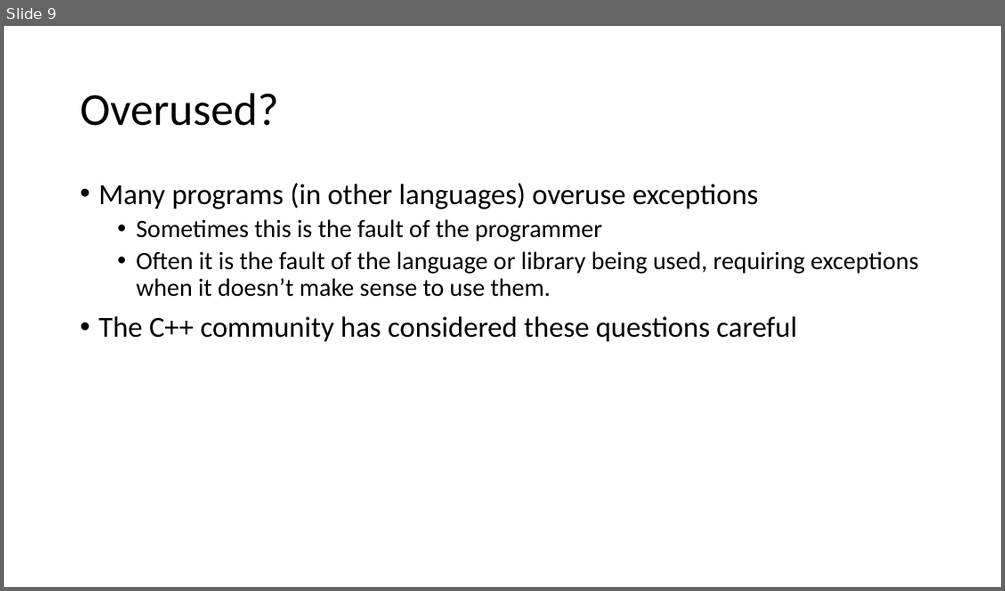
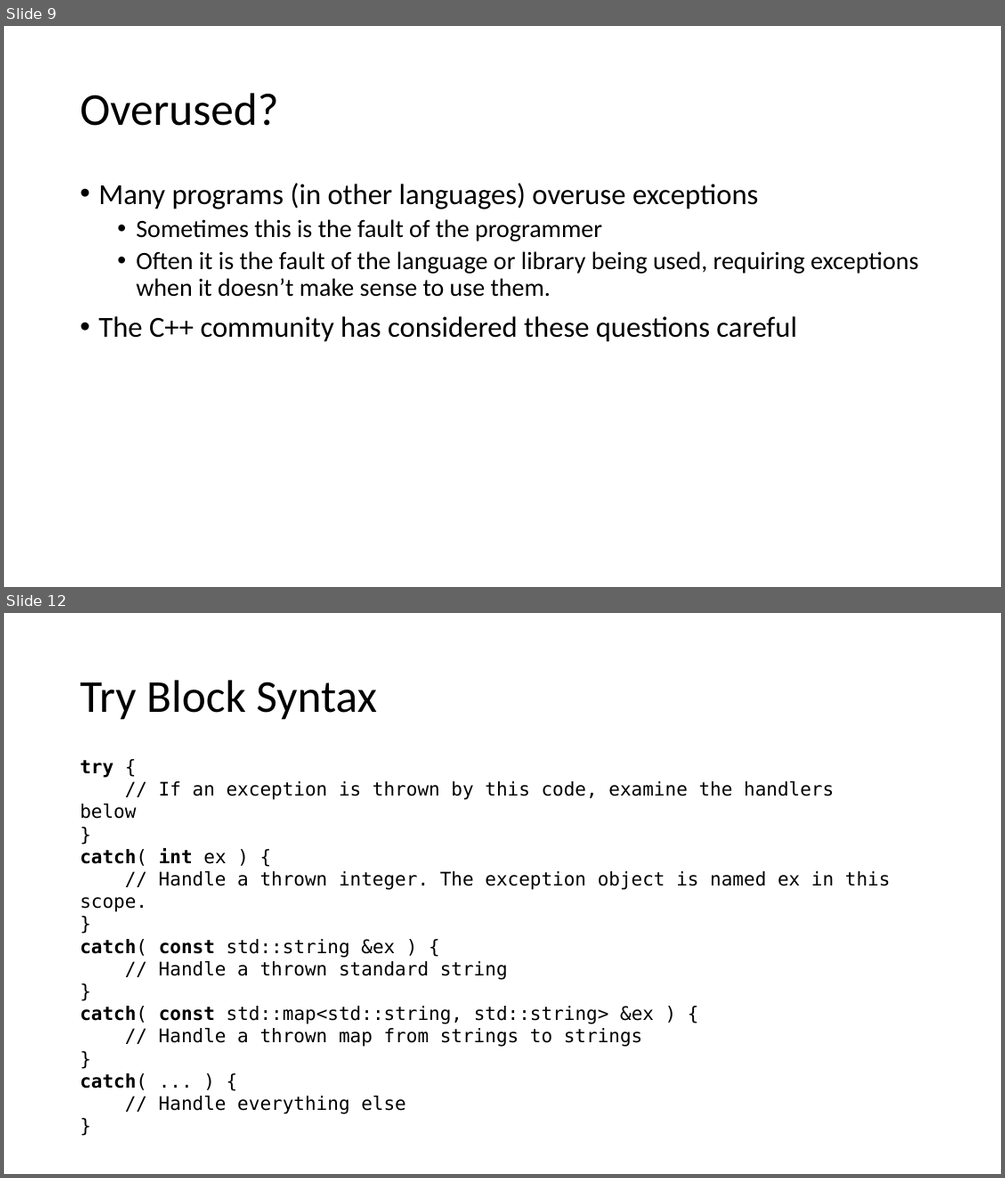
Before and after one commit to pchapin/cpp, a slide deck: Presentations/Exceptions.pptx. Shown one above the other, each under a label of ours: slide 9 before the commit, slides 9 and 12 after it; the slides between them are not shown. The pictures are 1005x591 and 1005x1178 pixels, drawn with LibreOffice and Linux fonts; fonts in the diff are those of the drawing. Boxes give left, top, right and bottom in pixels: in the first picture for what was removed or moved away, otherwise in the second. Text is boxed around its words. In the diff, an @@ line names an element or a change of style, - is before the commit and + after.

Commit message:
Updates to the exceptions presentation.

```diff
--- a/Presentations/Exceptions.pptx
+++ b/Presentations/Exceptions.pptx
@@ slide 12 added at [4, 613, 1001, 1174], background #FFFFFF @@
@@ title added at [80, 680, 377, 720], 44 pt, text #000000 @@
+Try Block Syntax
@@ text added at [80, 760, 890, 1111], 18 pt, text #000000 @@
+try {
+// If an exception is thrown by this code, examine the handlers below
+}
+catch( int ex ) {
+// Handle a thrown integer. The exception object is named ex in this scope.
+}
+catch( const std::string &ex ) {
+// Handle a thrown standard string
+}
+catch( const std::map<std::string, std::string> &ex ) {
+// Handle a thrown map from strings to strings
+}
+catch( ... ) {
+// Handle everything else
+}
```
Also in this commit, not shown: 1 slide changed, 16 other slides added.
